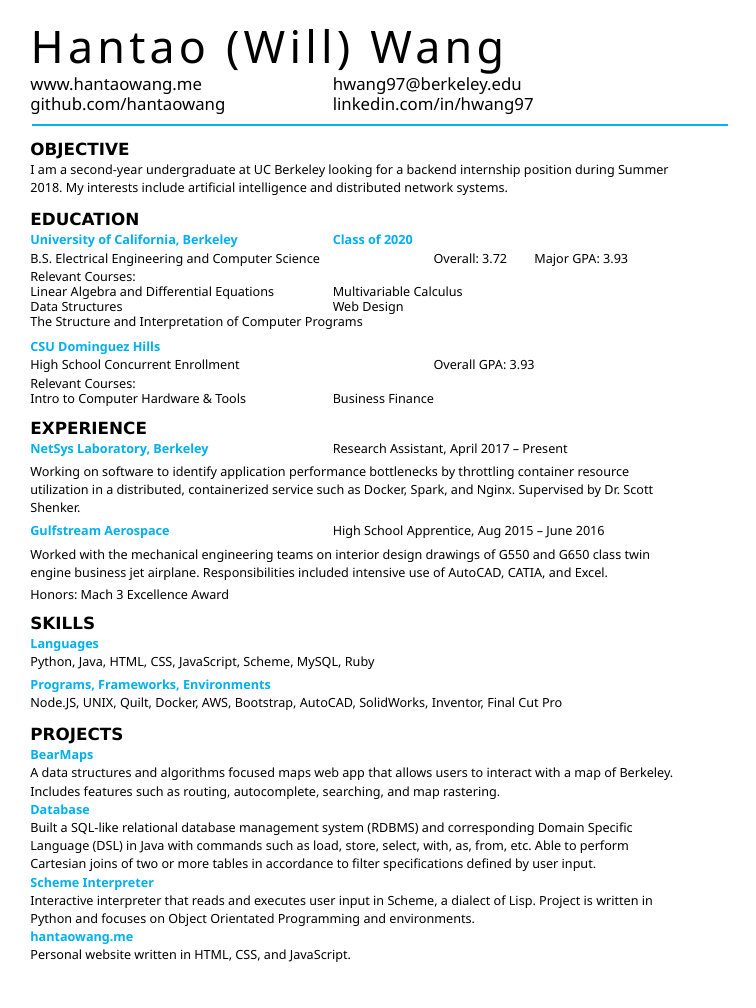
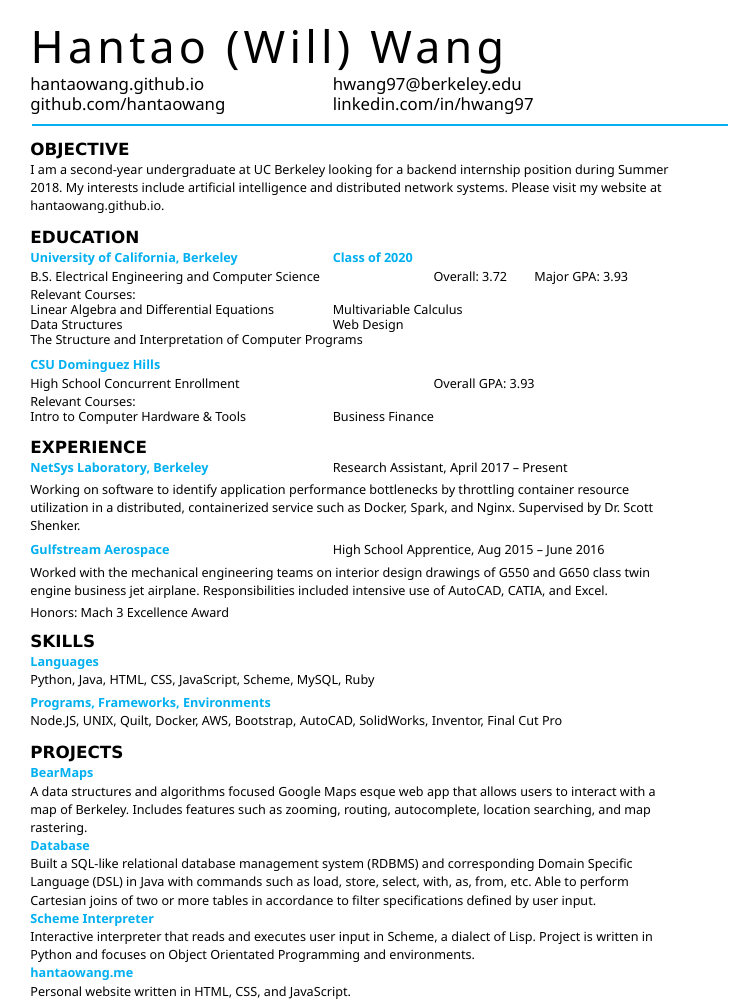
Before and after one commit to hantaowang/hantaowang.github.io, a slide deck: slide 1 of files/resume.pptx. Drawn at 756x1008 pixels with LibreOffice and Linux fonts; fonts in the diff are those of the drawing. Boxes give left, top, right and bottom in pixels: in the first picture for what was removed or moved away, otherwise in the second. Text is boxed around its words. In the diff, an @@ line names an element or a change of style, - is before the commit and + after.

```diff
--- a/files/resume.pptx
+++ b/files/resume.pptx
@@ text at (30,77,522,94): text changed @@
-www.hantaowang.me hwang97@berkeley.edu
+hantaowang.github.io hwang97@berkeley.edu
@@ text at (30,164,669,213): text changed @@
-I am a second-year undergraduate at UC Berkeley looking for a backend internship position during Summer 2018. My interests include artificial intelligence and distributed network systems.
+I am a second-year undergraduate at UC Berkeley looking for a backend internship position during Summer 2018. My interests include artificial intelligence and distributed network systems. Please visit my website at hantaowang.github.io.
@@ text at (30,786,656,835): text changed @@
-A data structures and algorithms focused maps web app that allows users to interact with a map of Berkeley. Includes features such as routing, autocomplete, searching, and map rastering.
+A data structures and algorithms focused Google Maps esque web app that allows users to interact with a map of Berkeley. Includes features such as zooming, routing, autocomplete, location searching, and map rastering.
```
Also in this commit, not shown: 1 other file.
